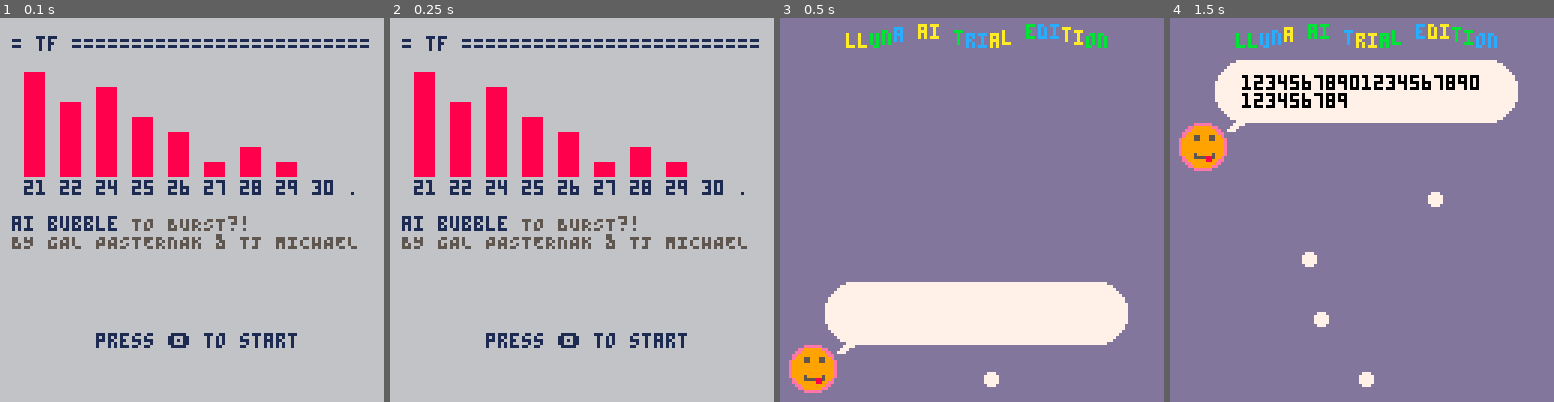
Above: before the commit, frames 1-4 (left to right).
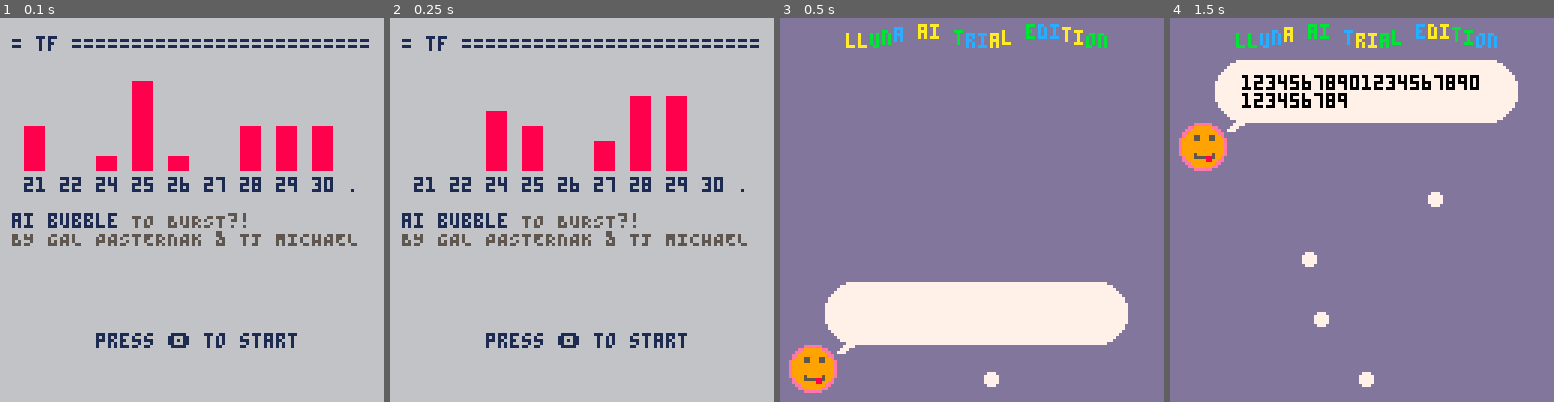
Above: after the commit, the same moments.

Repository: galman33/ggj2025
Game: PICO-8 cartridge ggj2025.p8
Two runs of this game, one before a commit and one after it. Both use one fixed random seed, a clock stepped at 60 frames per second and the inputs below.
Inputs:
- Up to frame 1 (0.1 s): no input
- Up to frame 2 (0.25 s): no input
- Up to frame 3 (0.5 s): tap X (X key) at 0.33 s
- Up to frame 4 (1.5 s): tap O (Z key) at 0.7 s; tap X (X key) at 1.07 s

The runs differ from the first frame. In frame 1, 9.2% of the frame differs, in the area x 3-93%, y 14-61%; in frame 2, 9.4%; in frame 3, nothing differs; in frame 4, nothing differs.

Commit message:
the menu starring ralph finnes

Diff:
--- a/menu.lua
+++ b/menu.lua
@@ -12,19 +12,36 @@
     end
 end
 
+
+bars = { 1, 2, 3, 4, 5, 6, 7, 1, 2 }
+
+function draw_bar(xa,ya,sizea)
+    for i=0,6 do
+        if i<=sizea then
+            ya=ya+5;?"  ",xa,ya,136
+        else
+            ya=ya+5;?"█",xa,ya,136
+        end
+    end
+end
+
+graph_iteration=0
+slow=6
+function draw_graph()
+    for i=0,8 do
+        size=abs(sin((graph_iteration/slow+i)%8/7))*7
+        draw_bar(8+12*i,11,size)
+    end
+    graph_iteration=graph_iteration+1
+end
+
 function draw_menu()
     cls(134)
+    draw_graph()
     y=000;?"                                ",0,y,1
     y=y+6;?" = tf ========================= ",0,y,1
     y=y+6;?"                                ",0,y,133
-    y=y+6;?"  █                             ",0,y,136
-    y=y+5;?"  █    █                        ",0,y
-    y=y+5;?"  █ █ █                         ",0,y
-    y=y+5;?"  █ █ █ █                       ",0,y
-    y=y+5;?"  █ █ █ █ █                     ",0,y
-    y=y+5;?"  █ █ █ █ █    █                ",0,y
-    y=y+5;?"  █ █ █ █ █ █ █ █               ",0,y
-    y=y+6;?"  21 22 24 25 26 27 28 29 30 .  ",0,y,129
+    y=y+41;?"  21 22 24 25 26 27 28 29 30 .  ",0,y,129
     y=y+6;?"                                ",0,y
     y=y+6;?" TO BURST?!",print(" ai bubble",0,y,1),y,133
     y=y+6;?" BY GAL PASTERNAK & TJ MICHAEL  ",0,y
